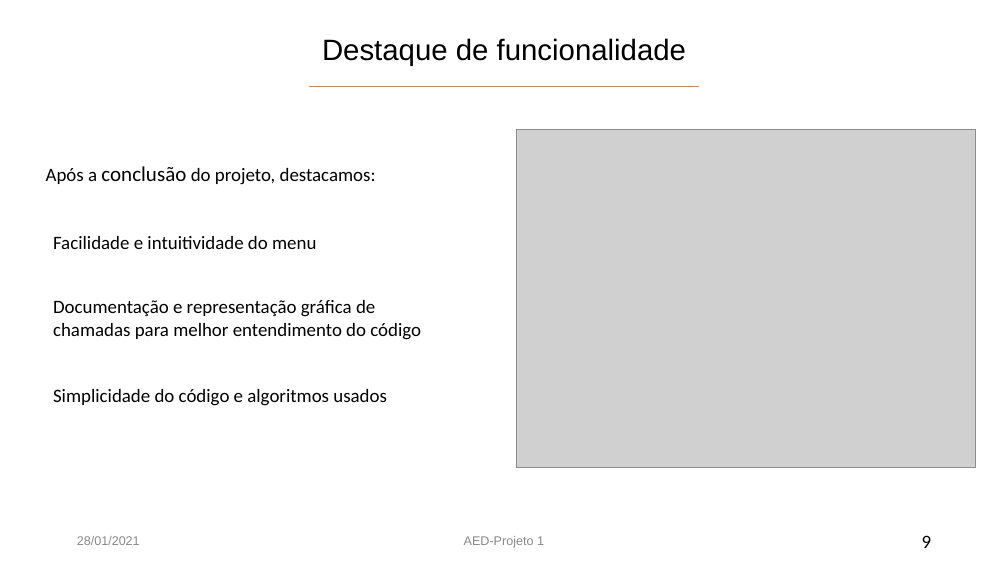
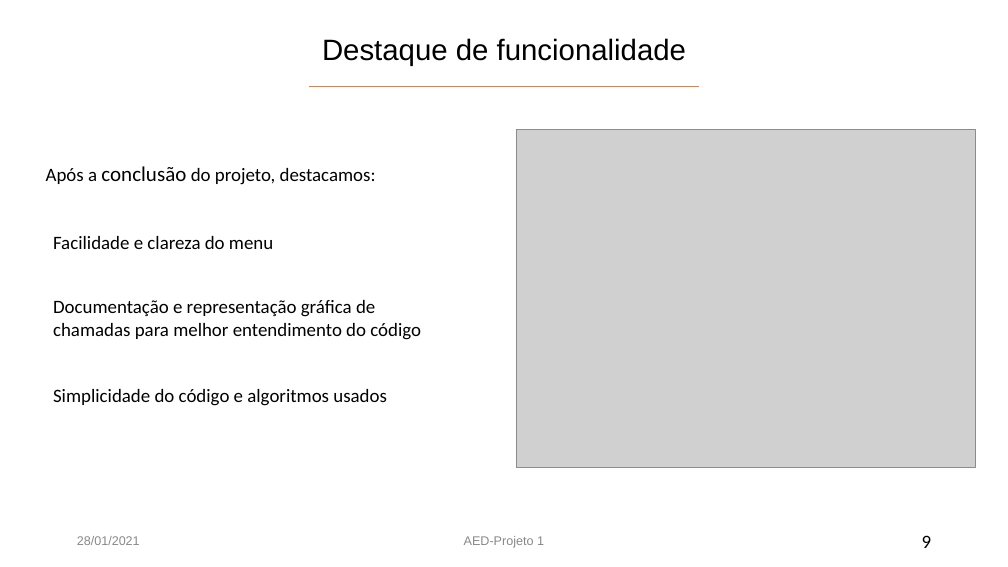
Before and after one commit to diogocosta876/AED-TransportesPublicosPorto, a slide deck: slide 9 of AED - STCP G10.pptx. Drawn at 1008x567 pixels with LibreOffice and Linux fonts; fonts in the diff are those of the drawing; grey boxes stand for pictures. Boxes give left, top, right and bottom in pixels: in the first picture for what was removed or moved away, otherwise in the second. Text is boxed around its words. In the diff, an @@ line names an element or a change of style, - is before the commit and + after.

```diff
--- a/AED - STCP G10.pptx
+++ b/AED - STCP G10.pptx
@@ text at bbox=[53, 236, 273, 249]: text changed @@
-Facilidade e intuitividade do menu
+Facilidade e clareza do menu
```
Also in this commit, not shown: 3 other slides changed.
